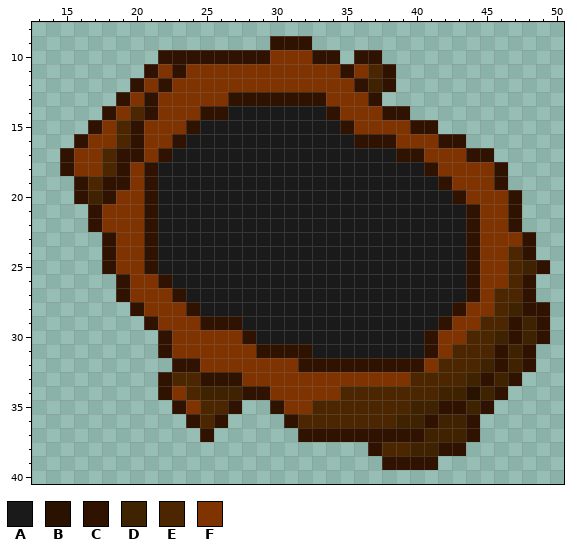
Pixel-art sprite -- GDD2_Sprint3/Assets/Sprites/TreeStump.png. This is how it looked before the edit.
The file is 64x64 pixels. Shown: x 13..50, y 8..40.
Palette (. is transparent): A #1a1a1a  B #291200  C #2f1200  D #3f2200  E #4c2600  F #7f3300
Pixels before, first column x 15:
 9 ...............CCC.................
10 .......CCCCCCCCFFFCC.CC............
11 ......CFCFFFFFFFFFFFCFEC...........
12 .....CFCFFFFFFFFFFFFFCDC...........
13 ....CFCFFFFFCCCCCCCFFFC............
14 ...CFECFFFCCAAAAAAACFFFCC..........
15 ..CFECFFFCAAAAAAAAAACFFFFCC........
16 .CFFECFFCAAAAAAAAAAAACCCFFFCC......
17 CFFECCFCAAAAAAAAAAAAAAAACCFFFCC....
18 CFFECFCAAAAAAAAAAAAAAAAAAACFFFFC...
19 .CECCFCAAAAAAAAAAAAAAAAAAAACFFFC...
20 .CDCFFCAAAAAAAAAAAAAAAAAAAAACFFFC..
21 ..CFFFCAAAAAAAAAAAAAAAAAAAAAACFFC..
22 ..CFFFCAAAAAAAAAAAAAAAAAAAAAACFFC..
23 ...CFFCAAAAAAAAAAAAAAAAAAAAAACFFFC.
24 ...CFFCAAAAAAAAAAAAAAAAAAAAAACFFEC.
25 ...CFFCAAAAAAAAAAAAAAAAAAAAAACFFEDC
26 ....CFFCAAAAAAAAAAAAAAAAAAAAACFFEC.
27 ....CFFFCAAAAAAAAAAAAAAAAAAAACFEEC.
28 .....CFFFCAAAAAAAAAAAAAAAAAACFFEDCC
29 ......CFFFCCCAAAAAAAAAAAAAACFFEECDC
30 .......CFFFFFCAAAAAAAAAAAACFFEEDCDC
31 .......CFFFFFFCCCCAAAAAAAACFEEECDC.
32 ........CCFFFFFFFCCCCCCCCCFEEEDCDC.
33 .......CEECCCFFFFFFFFFFFFEEEEDCDC..
34 .......CFEDDDCCFFFFFEEEEEEEDDBDC...
35 ........CFEEC..CFFEEEEEEEDDCCDC....
36 .........CEC....CEEEEEEEDDCDDC.....
37 ..........C......CCCCCCCCCDDDC.....
38 ......................CEEDDCC......
39 .......................CCCC........
Once edited:
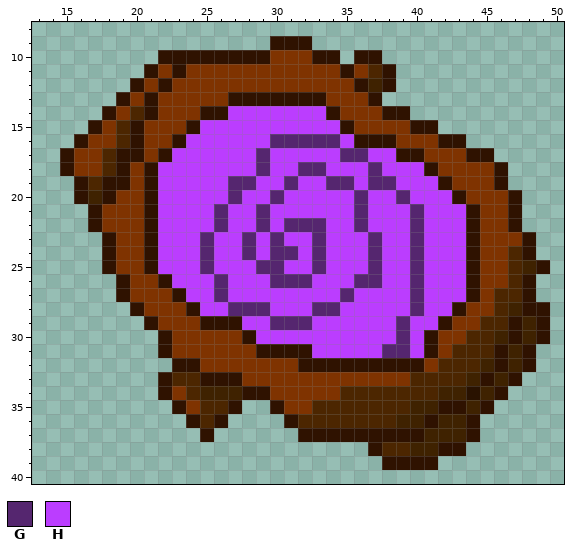
Colours new in this view: G #55266f  H #bb3dff
Diff:
Colour A gives way to colour G in row 16 at x 30 to 34; in row 17 at x 29 and 35 to 36; in row 18 at x 29, 32 to 33 and 37; in row 19 at x 27 to 28, 31, 34 to 35 and 37 to 38; in row 20 at x 27, 30, 36 and 39; in row 21 at x 26, 29, 36 and 40.
Colour A gives way to colour G in row 22 at x 26, 29, 31 to 33, 36 and 40; in row 23 at x 25, 28, 30, 33, 37 and 40; in row 24 at x 25, 28, 30 to 31, 33, 37 and 40; in row 25 at x 25, 29 to 30, 33, 37 and 40; in row 26 at x 26, 30 to 32, 36 to 37 and 40; in row 27 at x 26, 35 and 40.
Colour A gives way to colour G in row 28 at x 27 to 29, 33 to 34 and 40; in row 29 at x 30 to 32 and 39; in row 30 at x 39; in row 31 at x 38 to 39.
Colour A gives way to colour H in row 14 at x 27 to 33; in row 15 at x 25 to 34; in row 16 at x 24 to 29 and 35; in row 17 at x 23 to 28, 30 to 34 and 37 to 38; in row 18 at x 22 to 28, 30 to 31, 34 to 36 and 38 to 40; in row 19 at x 22 to 26, 29 to 30, 32 to 33, 36 and 39 to 41.
Colour A gives way to colour H in row 20 at x 22 to 26, 28 to 29, 31 to 35, 37 to 38 and 40 to 42; in row 21 at x 22 to 25, 27 to 28, 30 to 35, 37 to 39 and 41 to 43; in row 22 at x 22 to 25, 27 to 28, 30, 34 to 35, 37 to 39 and 41 to 43; in row 23 at x 22 to 24, 26 to 27, 29, 31 to 32, 34 to 36, 38 to 39 and 41 to 43; in row 24 at x 22 to 24, 26 to 27, 29, 32, 34 to 36, 38 to 39 and 41 to 43; in row 25 at x 22 to 24, 26 to 28, 31 to 32, 34 to 36, 38 to 39 and 41 to 43.
Colour A gives way to colour H in row 26 at x 23 to 25, 27 to 29, 33 to 35, 38 to 39 and 41 to 43; in row 27 at x 24 to 25, 27 to 34, 36 to 39 and 41 to 43; in row 28 at x 25 to 26, 30 to 32, 35 to 39 and 41 to 42; in row 29 at x 28 to 29, 33 to 38 and 40 to 41; in row 30 at x 29 to 38 and 40; in row 31 at x 33 to 37 and 40.
